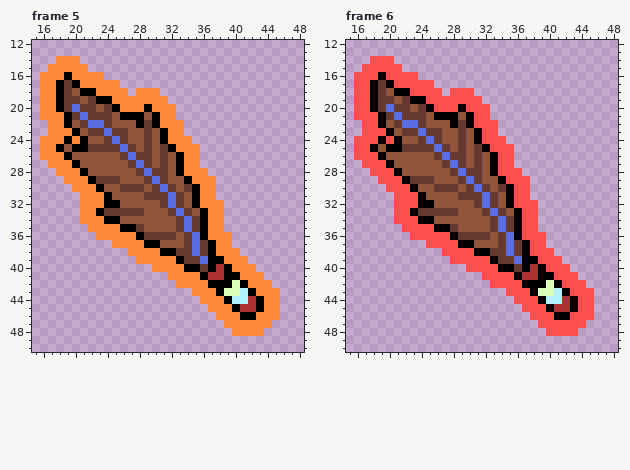
File history of a pixel-art file, 과거시험 시제/이미지 작업/item/demo_jump.aseprite. The picture above was drawn from the file before the commit.
64x64 pixels, 6 frames. Shown: frame 5: x 15..48, y 12..50; frame 6: x 15..48, y 12..50. The commit also changed other frames, which this record leaves out.
After the commit:
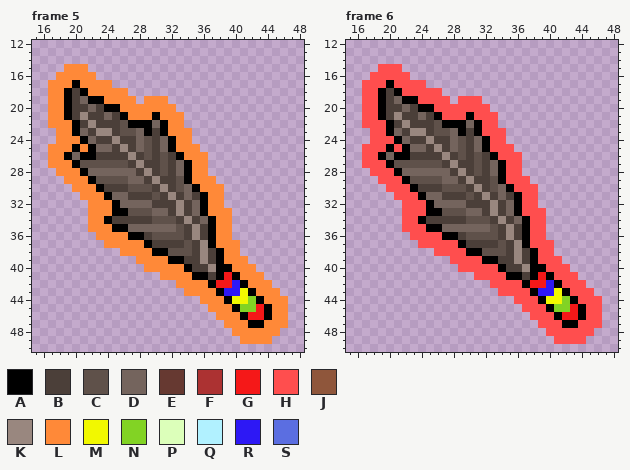
Palette (. is transparent): A #000000  B #4b3f39  C #5f514a  D #74645d  E #663931  F #ac3232  G #f51818  H #ff4e4e  J #8f563b  K #99877f  L #ff8938  M #f2f800  N #82d324  P #dcffba  Q #b1f1ff  R #2d18f5  S #5b6ee1
Edits made:
--- frame 5, layers "Layer", "Layer 1"
@@ x 15..48 @@
 13 ..................................
-14 ...LLL............................
-15 ..LLLLL...........................
-16 .LLLALLLL.........................
-17 .LLAEALLLLL.......................
-18 .LLAEJAALLLL.LLL..................
-19 .LLAEEJEAALLLLLLL.................
-20 .LLAESEEJEALLLALLL................
-21 .LLLAESEEEJAAAJALL................
-22 ..LLAJESSEJJJAEALLL...............
-23 ..LLLAJEESEEJJEJALL...............
-24 .LLLALAJJESEJJEJALLL..............
-25 .LLAJAAEEEESEJEJEALLL.............
-26 .LLLAJJJJJJESEEJEJALL.............
-27 ..LLLAJJJJJJESEJEJALL.............
-28 ...LLLAJJJJJJESEEJALLL............
-29 ....LLLAEEEJJJESEJJALLL...........
-30 .....LLLAJJEEEJESEJEALL...........
-31 ......LLLAJJJJEEESEJALL...........
-32 ......LLLAAJJJJJESEJALLL..........
-33 ......LLAEEEEEJJJESEJALL..........
-34 ......LLLAAJJJJJJJESEALL..........
-35 .......LLLLAAEJJJJESEALL..........
-36 ........LLLLLAEEEEJESALLL.........
-37 ..........LLLLAAJJJESEALL.........
-38 ............LLLLAAEESEALLL........
-39 .............LLLLLAEESAALLL.......
-40 ...............LLLLAAEAFALLL......
-41 .................LLLLAFFAALLL.....
-42 ..................LLLLAAAPALLL....
-43 ....................LLLAPPQALLL...
-44 .....................LLLAQQFALL...
-45 ......................LLLAFFALL...
-46 .......................LLLAALLL...
-47 ........................LLLLLL....
-48 .........................LLLL.....
-49 ..................................
+14 ..................................
+15 ....LLL...........................
+16 ...LLLLL..........................
+17 ..LLLALLLL........................
+18 ..LLABALLLLL......................
+19 ..LLABDAALLLL.LLL.................
+20 ..LLABBDBAALLLLLLL................
+21 ..LLABKBBDBALLLALLL...............
+22 ..LLLABKBBBCAAADALL...............
+23 ...LLADBKKBCCDABALLL..............
+24 ...LLLADBBKBBDCBDALL..............
+25 ..LLLALADDBKBDCBDALLL.............
+26 ..LLADAABBBBKBCBCBALLL............
+27 ..LLLACCCCCCBKBBCBDALL............
+28 ...LLLADDDDDDBKBCBDALL............
+29 ....LLLACCCCDDBKBBCALLL...........
+30 .....LLLABBBCCCBKBCDALLL..........
+31 ......LLLADDBBBCBKBDBALL..........
+32 .......LLLADDDDBBBKBDALL..........
+33 .......LLLAACCCDDBKBDALLL.........
+34 .......LLABBBBBCCCBKBDALL.........
+35 .......LLLAADDDDDDCBKBALL.........
+36 ........LLLLAABCCCCBKBALL.........
+37 .........LLLLLABBBBCBKALLL........
+38 ...........LLLLAACCCBKBALL........
+39 .............LLLLAABBKBALLL.......
+40 ..............LLLLLABBKAALLL......
+41 ................LLLLAABAGALLL.....
+42 ..................LLLLAGGRALLL....
+43 ...................LLLLARRMALLL...
+44 .....................LLLAMMNALLL..
+45 ......................LLLANNGALL..
+46 .......................LLLAGGALL..
+47 ........................LLLAALLL..
+48 .........................LLLLLL...
+49 ..........................LLLL....
 50 ..................................
--- frame 6, layers "Layer", "Layer 1"
@@ x 15..48 @@
 13 ..................................
-14 ...HHH............................
-15 ..HHHHH...........................
-16 .HHHAHHHH.........................
-17 .HHAEAHHHHH.......................
-18 .HHAEJAAHHHH.HHH..................
-19 .HHAEEJEAAHHHHHHH.................
-20 .HHAESEEJEAHHHAHHH................
-21 .HHHAESEEEJAAAJAHH................
-22 ..HHAJESSEJJJAEAHHH...............
-23 ..HHHAJEESEEJJEJAHH...............
-24 .HHHAHAJJESEJJEJAHHH..............
-25 .HHAJAAEEEESEJEJEAHHH.............
-26 .HHHAJJJJJJESEEJEJAHH.............
-27 ..HHHAJJJJJJESEJEJAHH.............
-28 ...HHHAJJJJJJESEEJAHHH............
-29 ....HHHAEEEJJJESEJJAHHH...........
-30 .....HHHAJJEEEJESEJEAHH...........
-31 ......HHHAJJJJEEESEJAHH...........
-32 ......HHHAAJJJJJESEJAHHH..........
-33 ......HHAEEEEEJJJESEJAHH..........
-34 ......HHHAAJJJJJJJESEAHH..........
-35 .......HHHHAAEJJJJESEAHH..........
-36 ........HHHHHAEEEEJESAHHH.........
-37 ..........HHHHAAJJJESEAHH.........
-38 ............HHHHAAEESEAHHH........
-39 .............HHHHHAEESAAHHH.......
-40 ...............HHHHAAEAFAHHH......
-41 .................HHHHAFFAAHHH.....
-42 ..................HHHHAAAPAHHH....
-43 ....................HHHAPPQAHHH...
-44 .....................HHHAQQFAHH...
-45 ......................HHHAFFAHH...
-46 .......................HHHAAHHH...
-47 ........................HHHHHH....
-48 .........................HHHH.....
-49 ..................................
+14 ..................................
+15 ....HHH...........................
+16 ...HHHHH..........................
+17 ..HHHAHHHH........................
+18 ..HHABAHHHHH......................
+19 ..HHABDAAHHHH.HHH.................
+20 ..HHABBDBAAHHHHHHH................
+21 ..HHABKBBDBAHHHAHHH...............
+22 ..HHHABKBBBCAAADAHH...............
+23 ...HHADBKKBCCDABAHHH..............
+24 ...HHHADBBKBBDCBDAHH..............
+25 ..HHHAHADDBKBDCBDAHHH.............
+26 ..HHADAABBBBKBCBCBAHHH............
+27 ..HHHACCCCCCBKBBCBDAHH............
+28 ...HHHADDDDDDBKBCBDAHH............
+29 ....HHHACCCCDDBKBBCAHHH...........
+30 .....HHHABBBCCCBKBCDAHHH..........
+31 ......HHHADDBBBCBKBDBAHH..........
+32 .......HHHADDDDBBBKBDAHH..........
+33 .......HHHAACCCDDBKBDAHHH.........
+34 .......HHABBBBBCCCBKBDAHH.........
+35 .......HHHAADDDDDDCBKBAHH.........
+36 ........HHHHAABCCCCBKBAHH.........
+37 .........HHHHHABBBBCBKAHHH........
+38 ...........HHHHAACCCBKBAHH........
+39 .............HHHHAABBKBAHHH.......
+40 ..............HHHHHABBKAAHHH......
+41 ................HHHHAABAGAHHH.....
+42 ..................HHHHAGGRAHHH....
+43 ...................HHHHARRMAHHH...
+44 .....................HHHAMMNAHHH..
+45 ......................HHHANNGAHH..
+46 .......................HHHAGGAHH..
+47 ........................HHHAAHHH..
+48 .........................HHHHHH...
+49 ..........................HHHH....
 50 ..................................
Boxes around the changes in both pictures, in picture pixels (x1, y1, x2, y2):
changed: (40, 56, 288, 344)
changed: (354, 56, 602, 344)
